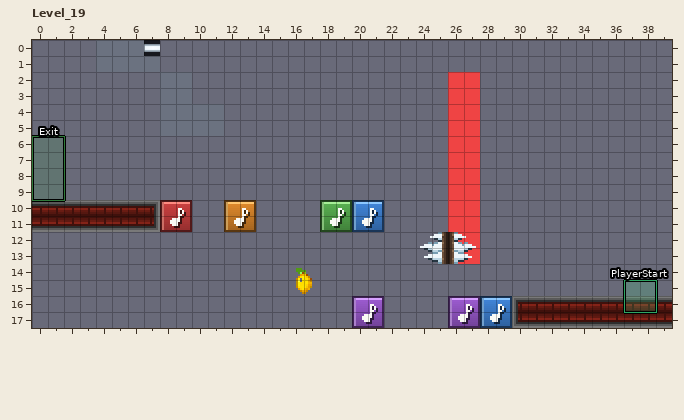
Level history. LDtk project: ldtk/hooshang_claude.ldtk. Above, as it was before the edit.
Cells are 8x8 px. Shown: Level_19 x 0..39, y 0..17. The commit also changed other parts of the map, which this record leaves out.
The result:
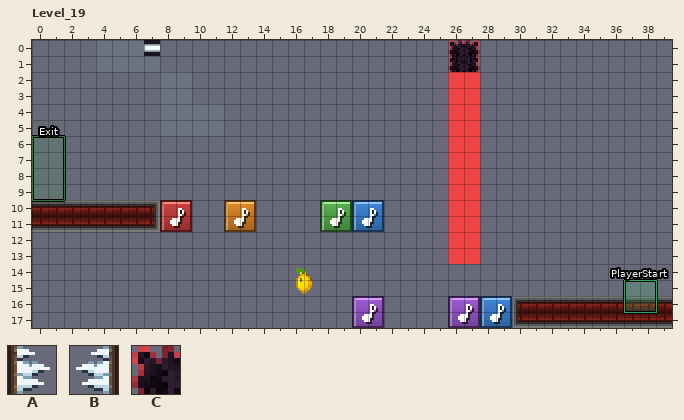
Key: from "GlassSpikesLeftWall": A 2; from "GlassSpikesRightWall": B 2; from "ThoughtHazards": C 1 "thought".
_ is an empty cell.
Objects are placed by their top-left corner, in cells (3,4 is the top-left corner of cell 3,4); size is 1x1 cell unless given.
Change:
Layer "ThoughtHazards":
y 0..1: x 26..27 __ -> CC
y 12: x 26..27 __ -> CC
Layer "Entities":
removed: B "GlassSpikesRightWall" at 24,0 size 2x14
removed: A "GlassSpikesLeftWall" at 26,0 size 2x14
